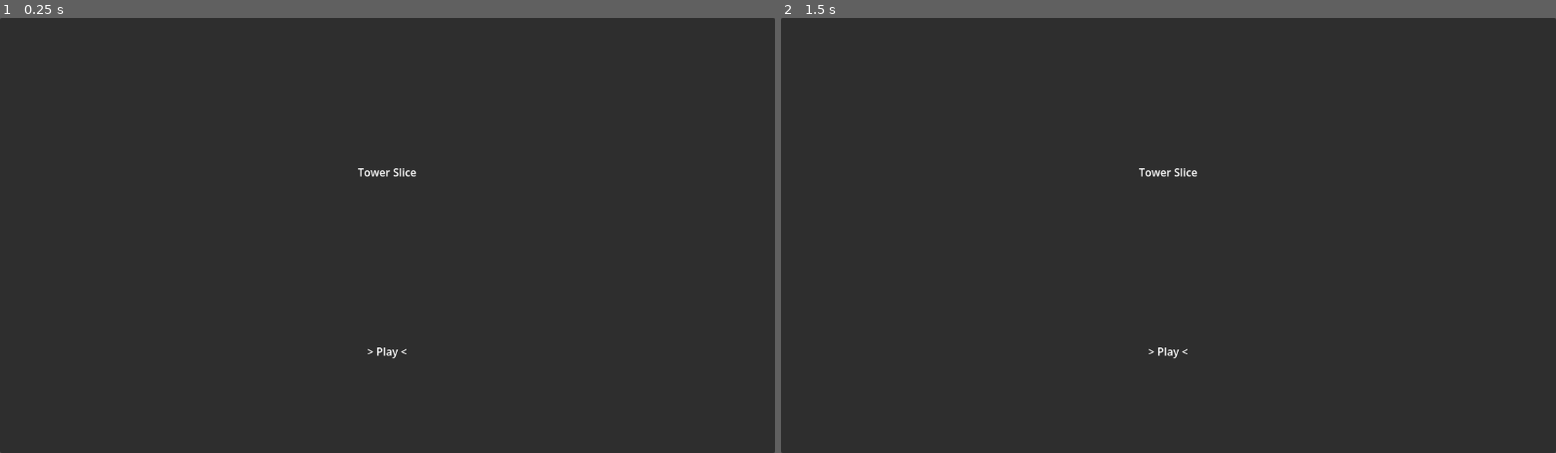
Above: before the commit, frames 1-2 (left to right).
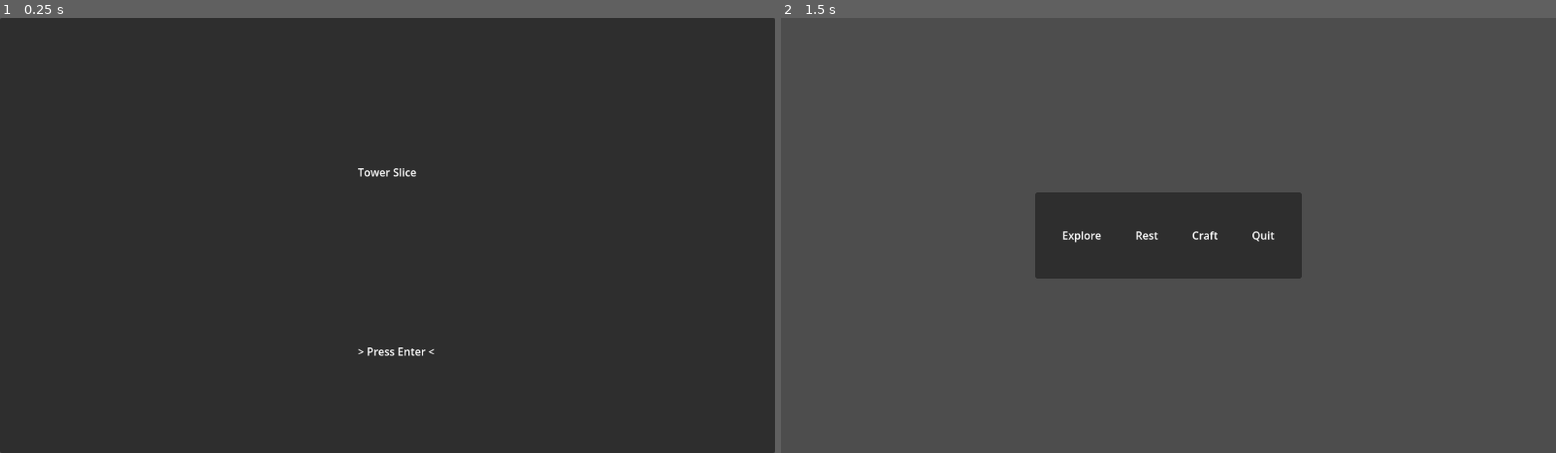
Above: after the commit, the same moments.

Repository: RaoulTheF00l/Tower-Slice
Game: Godot game, scene res://Scene/title.tscn
Two runs of this game, one before a commit and one after it. Both use one fixed random seed, a clock stepped at 60 frames per second and the inputs below. Before the commit the project has no main scene; this scene is started directly in both runs.
Inputs:
- Up to frame 1 (0.25 s): no input
- Up to frame 2 (1.5 s): tap Enter (ui_accept) at 0.5, 1.35 s; hold Enter (ui_accept) 0.53-1.28 s

The runs differ from the first frame. In frame 1, 0.1% of the frame differs, in the area x 46-57%, y 75-79%; in frame 2, 93%, in the area x 0-100%, y 0-100%.

Commit message:
Basic Title -> Hub transition

Diff:
--- a/Scene/first_floor.tscn
+++ b/Scene/first_floor.tscn
@@ -1,6 +1,6 @@
 [gd_scene format=3 uid="uid://upfgohj7brg0"]
 
-[ext_resource type="Script" uid="uid://diskh05lqsy6f" path="res://Scene/first_floor.gd" id="1_khwhq"]
+[ext_resource type="Script" uid="uid://diskh05lqsy6f" path="res://Scripts/first_floor.gd" id="1_khwhq"]
 
 [node name="first_floor" type="Control" unique_id=2117321145]
 layout_mode = 3
--- a/Scene/hub.tscn
+++ b/Scene/hub.tscn
@@ -1,6 +1,6 @@
 [gd_scene format=3 uid="uid://cmeds22nslkya"]
 
-[ext_resource type="Script" uid="uid://b5ylhyiqwvdfn" path="res://Scene/hub.gd" id="1_pv6x1"]
+[ext_resource type="Script" uid="uid://b5ylhyiqwvdfn" path="res://Scripts/hub.gd" id="1_pv6x1"]
 
 [node name="Hub" type="Control" unique_id=320127448]
 layout_mode = 3
--- a/Scene/title.gd
+++ /dev/null
@@ -1,11 +0,0 @@
-extends Control
-
-
-# Called when the node enters the scene tree for the first time.
-func _ready() -> void:
-	pass # Replace with function body.
-
-
-# Called every frame. 'delta' is the elapsed time since the previous frame.
-func _process(delta: float) -> void:
-	pass
--- a/Scene/title.tscn
+++ b/Scene/title.tscn
@@ -1,6 +1,6 @@
 [gd_scene format=3 uid="uid://cujofxtepup7t"]
 
-[ext_resource type="Script" uid="uid://brf0o7gp1jdrm" path="res://Scene/title.gd" id="1_h6y6f"]
+[ext_resource type="Script" uid="uid://brf0o7gp1jdrm" path="res://Scripts/title.gd" id="1_h6y6f"]
 
 [node name="Title" type="Control" unique_id=861238068]
 layout_mode = 3
@@ -45,6 +45,6 @@
 
 [node name="Label" type="Label" parent="VBoxContainer" unique_id=1650102027]
 layout_mode = 2
-text = "> Play <"
+text = "> Press Enter <"
 horizontal_alignment = 1
 vertical_alignment = 1
--- /dev/null
+++ b/Scripts/title.gd
@@ -0,0 +1,8 @@
+extends Control
+
+
+func _unhandled_input(event: InputEvent) -> void:
+	if event.is_action_pressed("ui_accept"):
+		Gamestate.reset_run()
+		get_tree().change_scene_to_file("res://Scene/hub.tscn"
+			)
--- a/project.godot
+++ b/project.godot
@@ -11,8 +11,24 @@
 [application]
 
 config/name="Tower_Progression_slice"
+run/main_scene="uid://cujofxtepup7t"
 config/features=PackedStringArray("4.6", "GL Compatibility")
 config/icon="res://icon.svg"
+
+[autoload]
+
+Gamestate="*uid://kcnh7lxrpqp8"
+
+[input]
+
+ui_accept={
+"deadzone": 0.5,
+"events": [Object(InputEventKey,"resource_local_to_scene":false,"resource_name":"","device":0,"window_id":0,"alt_pressed":false,"shift_pressed":false,"ctrl_pressed":false,"meta_pressed":false,"pressed":false,"keycode":4194309,"physical_keycode":0,"key_label":0,"unicode":0,"location":0,"echo":false,"script":null)
+, Object(InputEventKey,"resource_local_to_scene":false,"resource_name":"","device":0,"window_id":0,"alt_pressed":false,"shift_pressed":false,"ctrl_pressed":false,"meta_pressed":false,"pressed":false,"keycode":4194310,"physical_keycode":0,"key_label":0,"unicode":0,"location":0,"echo":false,"script":null)
+, Object(InputEventKey,"resource_local_to_scene":false,"resource_name":"","device":0,"window_id":0,"alt_pressed":false,"shift_pressed":false,"ctrl_pressed":false,"meta_pressed":false,"pressed":false,"keycode":32,"physical_keycode":0,"key_label":0,"unicode":32,"location":0,"echo":false,"script":null)
+, Object(InputEventKey,"resource_local_to_scene":false,"resource_name":"","device":-1,"window_id":0,"alt_pressed":false,"shift_pressed":false,"ctrl_pressed":false,"meta_pressed":false,"pressed":false,"keycode":0,"physical_keycode":4194309,"key_label":0,"unicode":0,"location":0,"echo":false,"script":null)
+]
+}
 
 [physics]
 
Renamed: Scene/first_floor.gd -> Scripts/first_floor.gd
Renamed: Scene/first_floor.gd.uid -> Scripts/first_floor.gd.uid
Renamed: Scene/hub.gd -> Scripts/hub.gd
Renamed: Scene/hub.gd.uid -> Scripts/hub.gd.uid
Renamed: Scene/title.gd.uid -> Scripts/title.gd.uid
